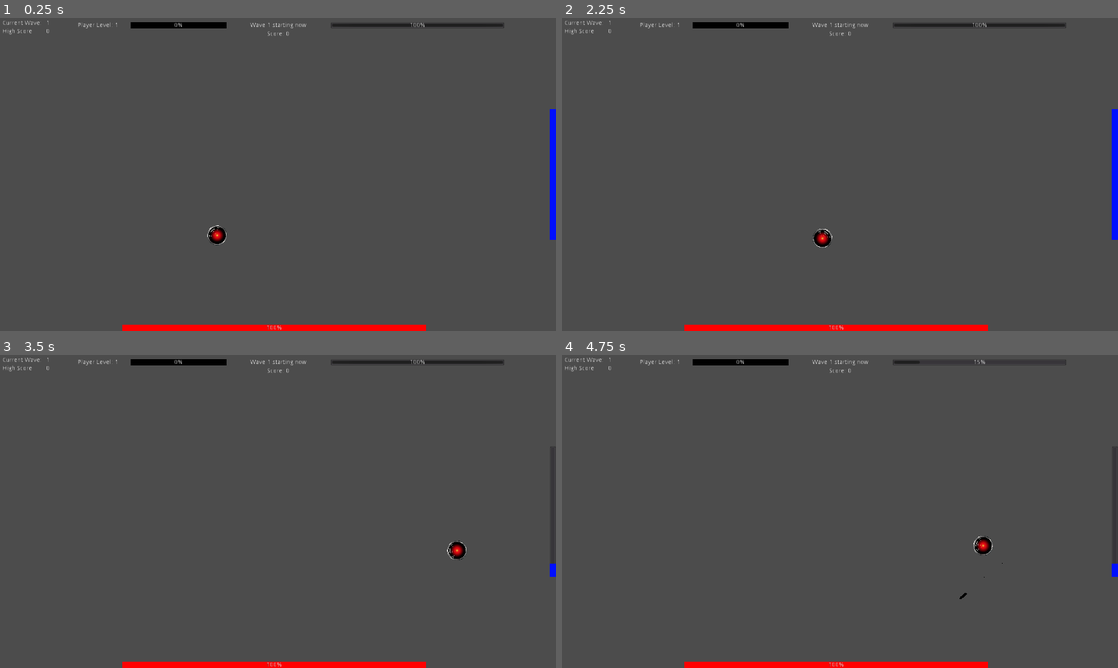
Above: before the commit, frames 1-4 (two rows, left to right).
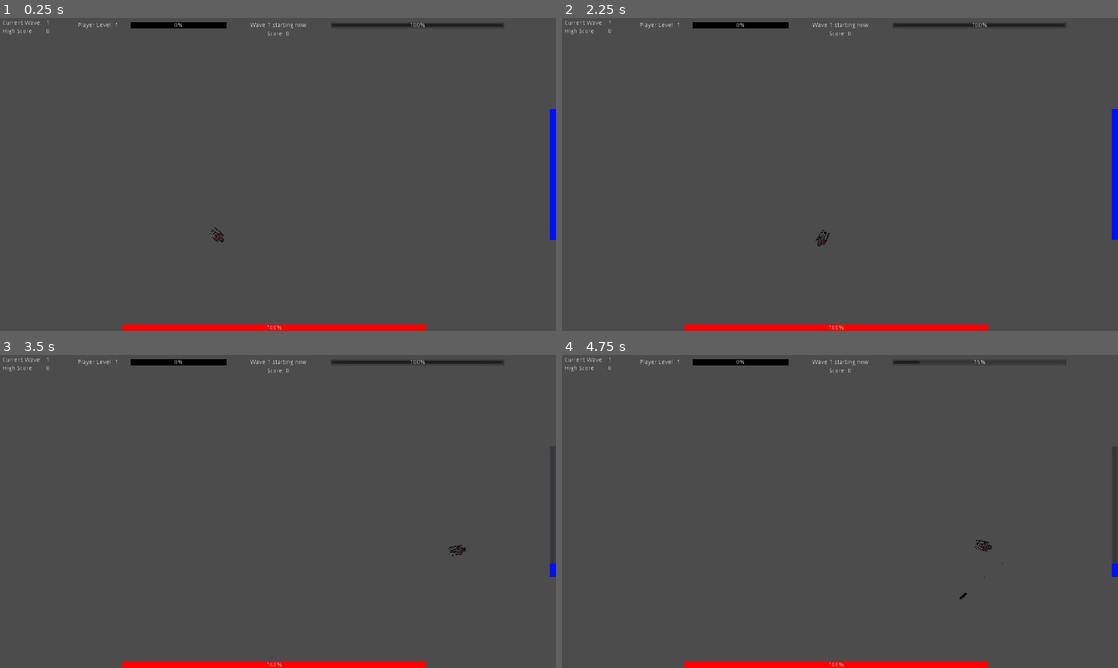
Above: after the commit, the same moments.

Repository: Noviv/BismarkUnchained
Game: Godot game, scene res://scenes/Main/Main.tscn
Two runs of this game, one before a commit and one after it. Both use one fixed random seed, a clock stepped at 60 frames per second and the inputs below. This scene is started directly instead of the project's main scene.
Inputs (mouse positions are in pixels of both pictures, inside the frame that each line leads up to):
- Up to frame 1 (0.25 s): no input
- Up to frame 2 (2.25 s): tap Enter at 0.5, 2 s; move the mouse to (962, 158) at 0.52 s; hold D (player_right) 0.53-1.28 s; hold Mouse wheel down (player_dectime) 0.53-1.28 s; tap Space at 1.25 s; move the mouse to (728, 190) at 1.27 s; hold S (player_down) 1.28-2.03 s; tap Mouse wheel up (player_inctime) at 1.35 s; move the mouse to (895, 105) at 2.02 s; hold D (player_right) from 2.03 s (still down); hold E (player_maxtime) from 2.03 s (still down)
- Up to frame 3 (3.5 s): move the mouse to (250, 574) at 2.77 s; release D (player_right) at 2.78 s; release E (player_maxtime) at 2.78 s; hold W (player_up) from 2.78 s (still down); tap Q (player_mintime) at 2.85 s
- Up to frame 4 (4.75 s): move the mouse to (1006, 558) at 3.52 s; release W (player_up) at 3.53 s; press the mouse at (1006, 558) at 3.53 s; hold A (player_left) from 3.53 s (still down); move the mouse to (673, 464) at 4.27 s; release the mouse at (673, 464) at 4.28 s; tap Mouse wheel down (player_dectime) at 4.35 s

The runs differ from the first frame. In frame 1, 0.2% of the frame differs, in the area x 37-41%, y 66-73%; in frame 2, 0.2%; in frame 3, 0.2%; in frame 4, 0.2%, in the area x 74-78%, y 57-64%.

Commit message:
Add real player texture and generated collision shape (#59)

Diff:
--- a/BismarkUnchained/scenes/Player/Player.tscn
+++ b/BismarkUnchained/scenes/Player/Player.tscn
@@ -1,20 +1,19 @@
-[gd_scene load_steps=4 format=2]
+[gd_scene load_steps=3 format=2]
 
 [ext_resource path="res://scenes/Player/Player.gd" type="Script" id=1]
-[ext_resource path="res://images/hal.png" type="Texture" id=2]
-
-[sub_resource type="CircleShape2D" id=1]
-radius = 23.0
+[ext_resource path="res://images/character.png" type="Texture" id=2]
 
 [node name="Root" type="Node2D"]
 
 [node name="PlayerBody" type="KinematicBody2D" parent="."]
 script = ExtResource( 1 )
 
-[node name="PlayerCollisionShape" type="CollisionShape2D" parent="PlayerBody"]
-shape = SubResource( 1 )
+[node name="Sprite" type="Sprite" parent="PlayerBody"]
+rotation = 1.5708
+scale = Vector2( 0.175, 0.175 )
+texture = ExtResource( 2 )
 
-[node name="hal" type="Sprite" parent="PlayerBody"]
+[node name="CollisionPolygon2D" type="CollisionPolygon2D" parent="PlayerBody"]
 rotation = 1.5708
-scale = Vector2( 0.08, 0.08 )
-texture = ExtResource( 2 )
+scale = Vector2( 0.175, 0.175 )
+polygon = PoolVector2Array( 39.5, -114, 49.5, -106, 49.5, -103.5, 66.5, -69.5, 66.5, -30, 68.5, 58, 67.4, 58, 66.4, 73, 64, 73, 56.5, 76, 56.5, 73, 43.5, 63, 43.5, 59.4, 33.5, 75.6, 33.5, 81.1, 32.4, 98, 30.8, 98, 20.8, 120, 2.4, 120, 0, 116, -2.4, 120, -20.3, 120, -25.5, 114.8, -25.5, 111, -26.3, 105, -32.5, 97.7, -32.5, 84, -33.3, 77, -44.2, 56.9, -45.8, 67, -48.7, 67, -56.7, 75, -63.3, 75, -66.5, 71.8, -66.5, -71, -65.2, -71, -63.1, -81, -61.4, -81, -56.5, -86.7, -56.5, -93.5, -54.7, -97, -53.7, -97, -48.7, -107, -47.3, -107, -40.5, -113.8, -40.5, -116.8, -30.5, -113.4, -30.5, -53, -32.7, -53, -42.5, -43.2, -42.5, -5.7, -36.8, -1, -32.5, -6.6, -32.5, -21, -30.5, -21, -24.5, -28.7, -24.5, -35.1, -20.3, -84, -19, -84, -14, -101, -4.4, -101, 16.5, -98.8, 16.5, -94.4, 22.5, -66.2, 22.5, -57, 24.4, -30, 32.5, -19.7, 32.5, -10.4, 35.8, -2.3, 42.5, -5.3, 42.5, -43.1, 30.5, -54.1, 30.5, -114, 33, -114, 39.5, -117.2 )
Binary file added: BismarkUnchained/images/character.png
Not shown, changed: BismarkUnchained/images/character.png.import
Binary file removed: BismarkUnchained/images/hal.png
